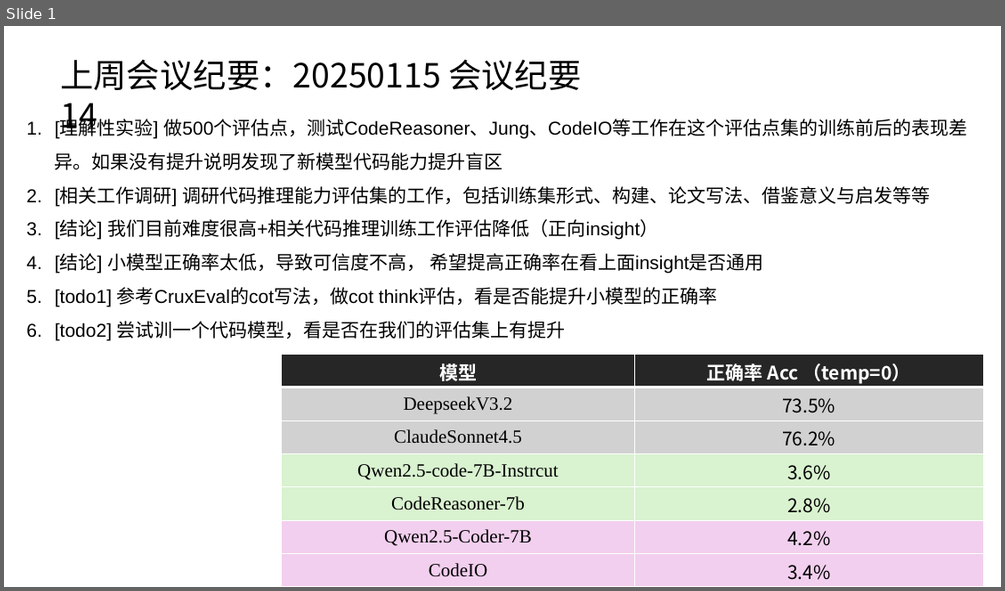
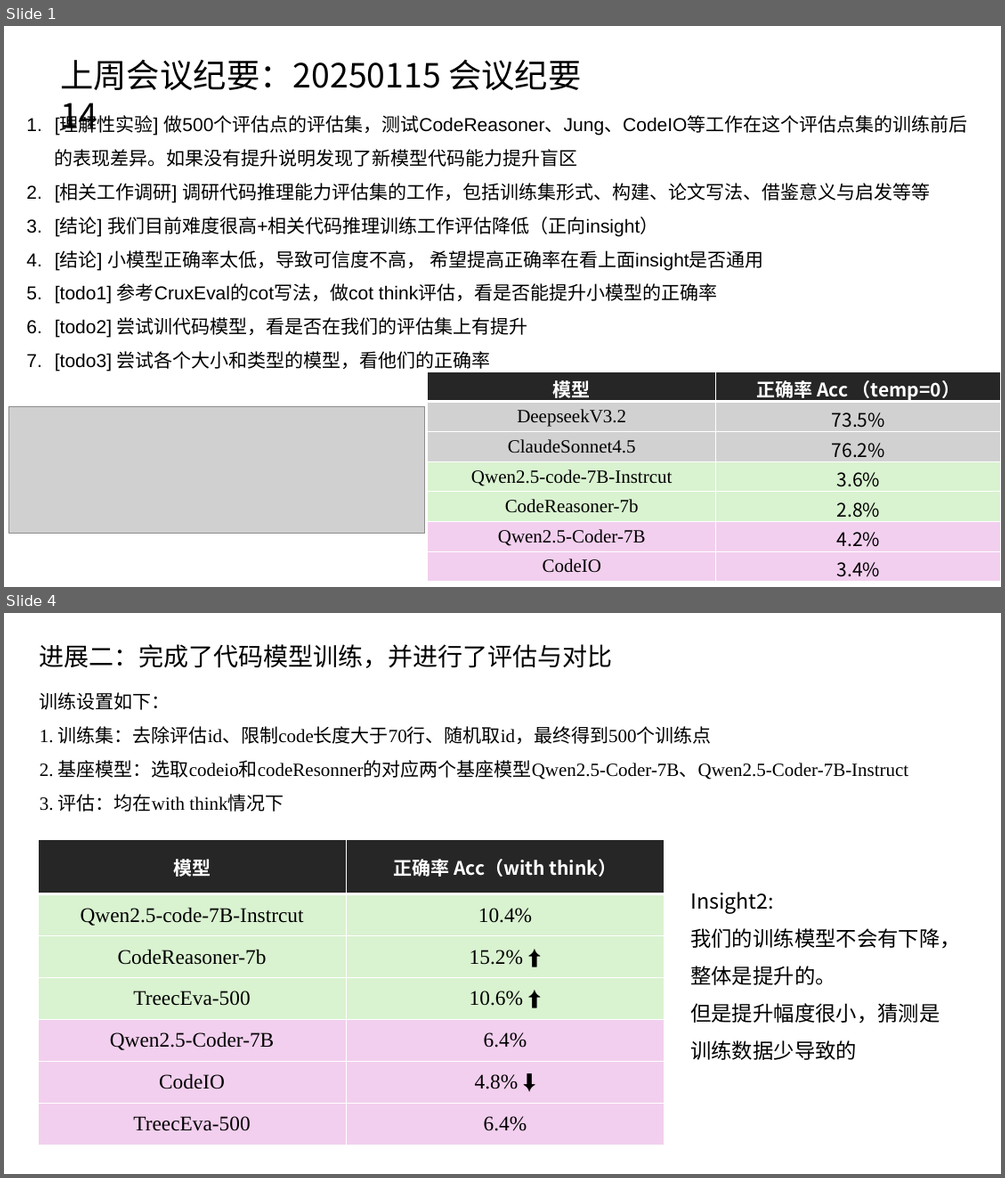
Before and after one commit to caoye04/TreecEva, a slide deck: 组会记录/组会0129.pptx. Shown one above the other, each under a label of ours: slide 1 before the commit, slides 1 and 4 after it; the slides between them are not shown. The pictures are 1005x591 and 1005x1178 pixels, drawn with LibreOffice and Linux fonts; fonts in the diff are those of the drawing; grey boxes stand for pictures. Boxes give left, top, right and bottom in pixels: in the first picture for what was removed or moved away, otherwise in the second. Text is boxed around its words. In the diff, an @@ line names an element or a change of style, - is before the commit and + after.

```diff
--- a/组会记录/组会0129.pptx
+++ b/组会记录/组会0129.pptx
@@ slide 4 added at bbox=[4, 613, 1001, 1174], background #FFFFFF @@
@@ text added at bbox=[40, 644, 613, 668], 24 pt, text #000000 @@
+进展二：完成了代码模型训练，并进行了评估与对比
@@ text added at bbox=[40, 692, 908, 811], 18 pt, text #000000 @@
+训练设置如下：
+1. 训练集：去除评估id、限制code长度大于70行、随机取id，最终得到500个训练点
+2. 基座模型：选取codeio和codeResonner的对应两个基座模型Qwen2.5-Coder-7B、Qwen2.5-Coder-7B-Instruct
+3. 评估：均在with think情况下
@@ table added at bbox=[39, 840, 665, 1144], 7 rows, 2 columns @@
+模型 | 正确率 Acc（with think）
+Qwen2.5-code-7B-Instrcut | 10.4%
+CodeReasoner-7b | 15.2% ⬆️
+TreecEva-500 | 10.6% ⬆️
+Qwen2.5-Coder-7B | 6.4%
+CodeIO | 4.8% ⬇️
+TreecEva-500 | 6.4%
@@ text added at bbox=[690, 892, 961, 1060], 20 pt, text #000000 @@
+Insight2:
+我们的训练模型不会有下降，整体是提升的。
+但是提升幅度很小，猜测是训练数据少导致的
@@ slide 1 changed as well @@
@@ text at bbox=[55, 115, 967, 167]: text changed @@
-1. [理解性实验] 做500个评估点，测试CodeReasoner、Jung、CodeIO等工作在这个评估点集的训练前后的表现差异。如果没有提升说明发现了新模型代码能力提升盲区
+1. [理解性实验] 做500个评估点的评估集，测试CodeReasoner、Jung、CodeIO等工作在这个评估点集的训练前后的表现差异。如果没有提升说明发现了新模型代码能力提升盲区
@@ text at bbox=[55, 317, 528, 370]: text changed @@
-6. [todo2] 尝试训一个代码模型，看是否在我们的评估集上有提升
+6. [todo2] 尝试训代码模型，看是否在我们的评估集上有提升
+7. [todo3] 尝试各个大小和类型的模型，看他们的正确率
@@ table: place and size @@
-table at bbox=[282, 354, 984, 587]
+table at bbox=[428, 371, 1001, 580]
@@ picture added at bbox=[9, 407, 425, 533] @@
```
Also in this commit, not shown: 25 other slides changed, 2 other slides added, 1 slide removed, 2 other files.
